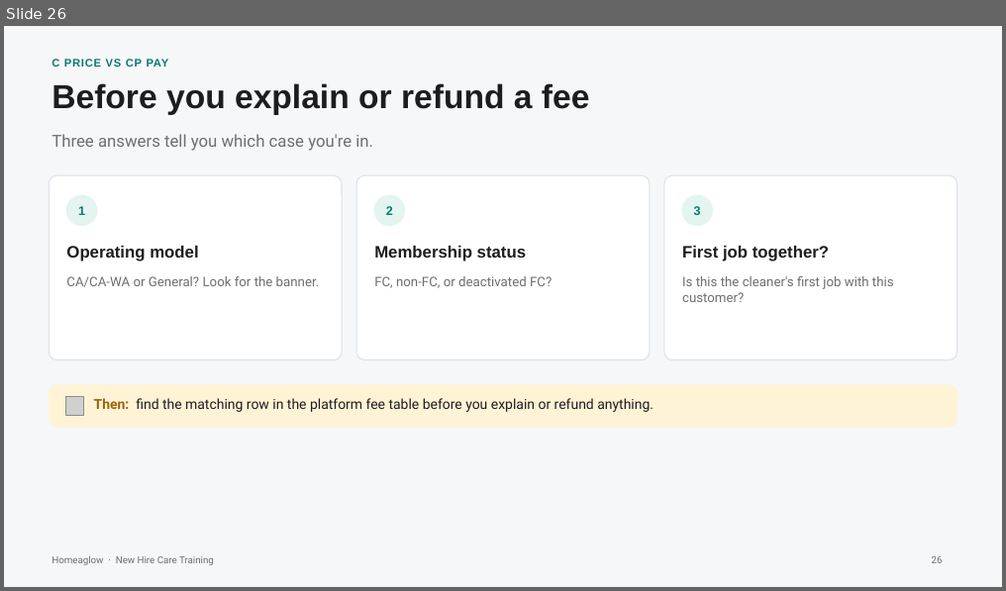
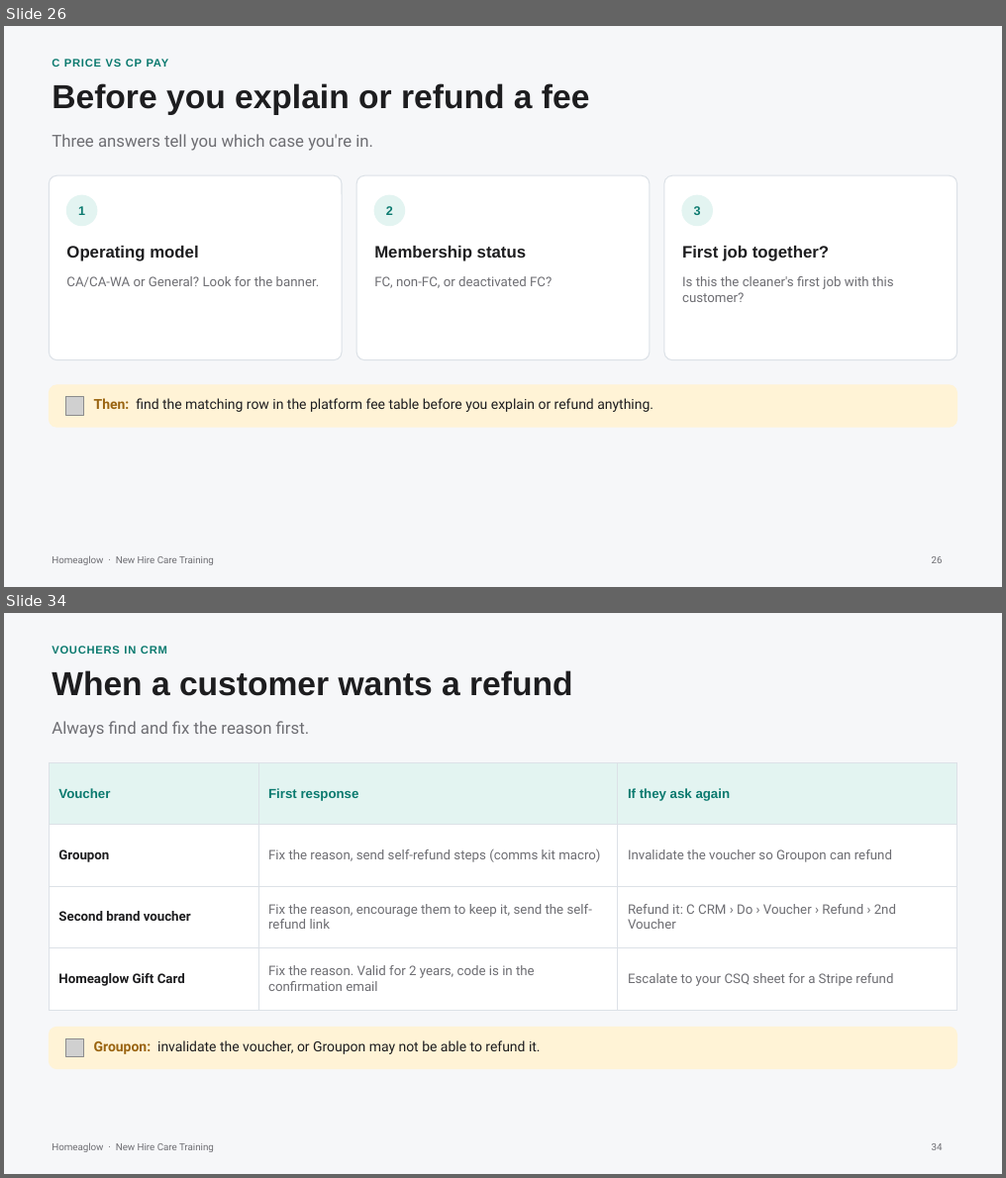
Before and after one commit to anjulimichelle/training, a slide deck: platform-mechanics/platform-operating-mechanics.pptx. Shown one above the other, each under a label of ours: slide 26 before the commit, slides 26 and 34 after it; the slides between them are not shown. The pictures are 1006x591 and 1006x1178 pixels, drawn with LibreOffice and Linux fonts; fonts in the diff are those of the drawing; grey boxes stand for pictures. Boxes give left, top, right and bottom in pixels: in the first picture for what was removed or moved away, otherwise in the second. Text is boxed around its words. In the diff, an @@ line names an element or a change of style, - is before the commit and + after.

```diff
--- a/platform-mechanics/platform-operating-mechanics.pptx
+++ b/platform-mechanics/platform-operating-mechanics.pptx
@@ slide 34 added at <box>4,613,1002,1174</box>, background #F6F7F9; not listed: 1 template element that a slide beside it also shows @@
@@ text added at <box>52,646,167,654</box>, 8 pt, text #0B7A6F, bold @@
+VOUCHERS IN CRM
@@ text added at <box>52,670,572,696</box>, 24 pt, text #1D1D1F, bold @@
+When a customer wants a refund
@@ text added at <box>52,721,310,738</box>, 12 pt, text #6E6E73 @@
+Always find and fix the reason first.
@@ table added at <box>49,762,957,995</box>, 4 rows, 3 columns @@
+Voucher | First response | If they ask again
+Groupon | Fix the reason, send self-refund steps (comms kit macro) | Invalidate the voucher so Groupon can refund
+Second brand voucher | Fix the reason, encourage them to keep it, send the self-refund link | Refund it: C CRM › Do › Voucher › Refund › 2nd Voucher
+Homeaglow Gift Card | Fix the reason. Valid for 2 years, code is in the confirmation email | Escalate to your CSQ sheet for a Stripe refund
@@ rounded rectangle added at <box>49,1027,957,1069</box>, fill #FFF3D6, outline #FFF3D6 0.75 pt @@
@@ picture added at <box>65,1039,84,1058</box> @@
@@ text added at <box>94,1041,541,1055</box>, 10 pt, text #1D1D1F @@
+Groupon: invalidate the voucher, or Groupon may not be able to refund it.
@@ page number added at <box>932,1144,943,1151</box>, 7 pt, text #6E6E73 @@
+34
```
Also in this commit, not shown: 1 slide changed, 17 other slides added, 7 other files.
